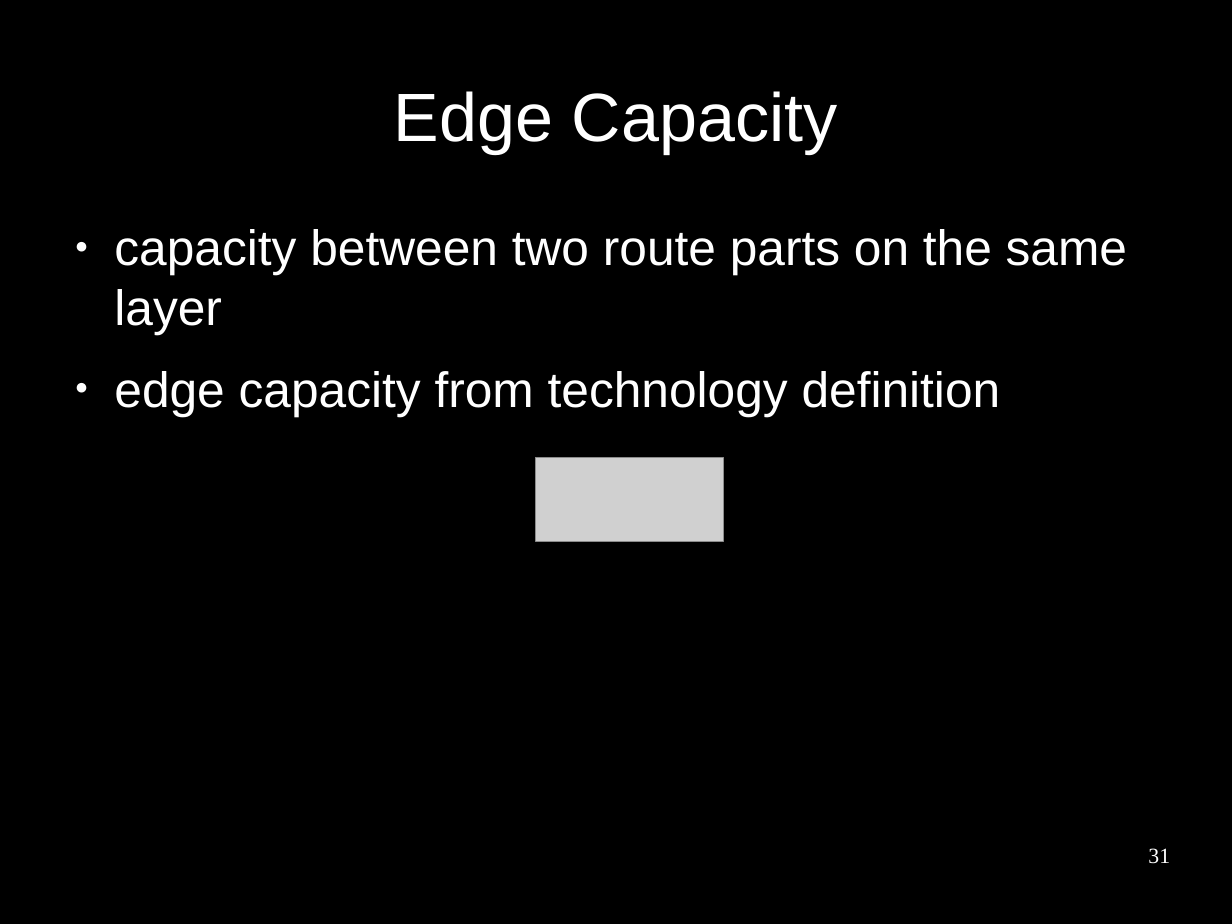
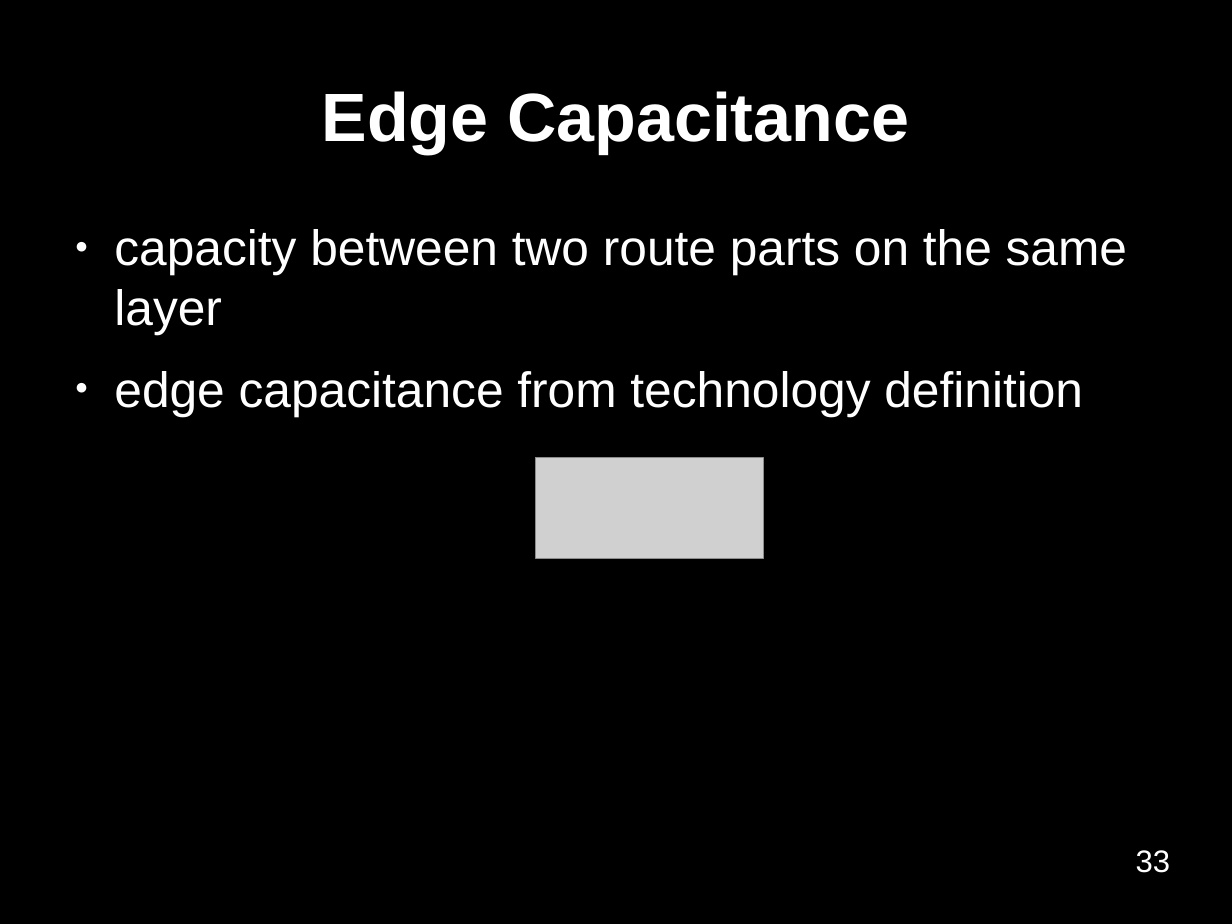
Before and after one commit to benediktibk/bachelorthesis, a slide deck: slide 33 of presentation.odp (slide 31 before the commit). Drawn at 1232x924 pixels with LibreOffice and Linux fonts; fonts in the diff are those of the drawing; grey boxes stand for pictures; background and template pictures are left out. Boxes give left, top, right and bottom in pixels: in the first picture for what was removed or moved away, otherwise in the second. Text is boxed around its words. In the diff, an @@ line names an element or a change of style, - is before the commit and + after.

```diff
--- a/presentation.odp
+++ b/presentation.odp
@@ title at (322,91,909,153): text changed; bold on @@
-Edge Capacity
+Edge Capacitance
@@ text at (114,371,1083,416): text changed @@
-● edge capacity from technology definition
+● edge capacitance from technology definition
@@ picture: place and size @@
-picture at (537,457,724,541)
+picture at (537,457,765,559)
@@ page number at (1136,850,1171,873): text changed; size 14 to 20 pt; font Times New Roman to Arial @@
-31
+33
```
Also in this commit, not shown: 40 other slides changed, 2 slides added, 1 other file.
